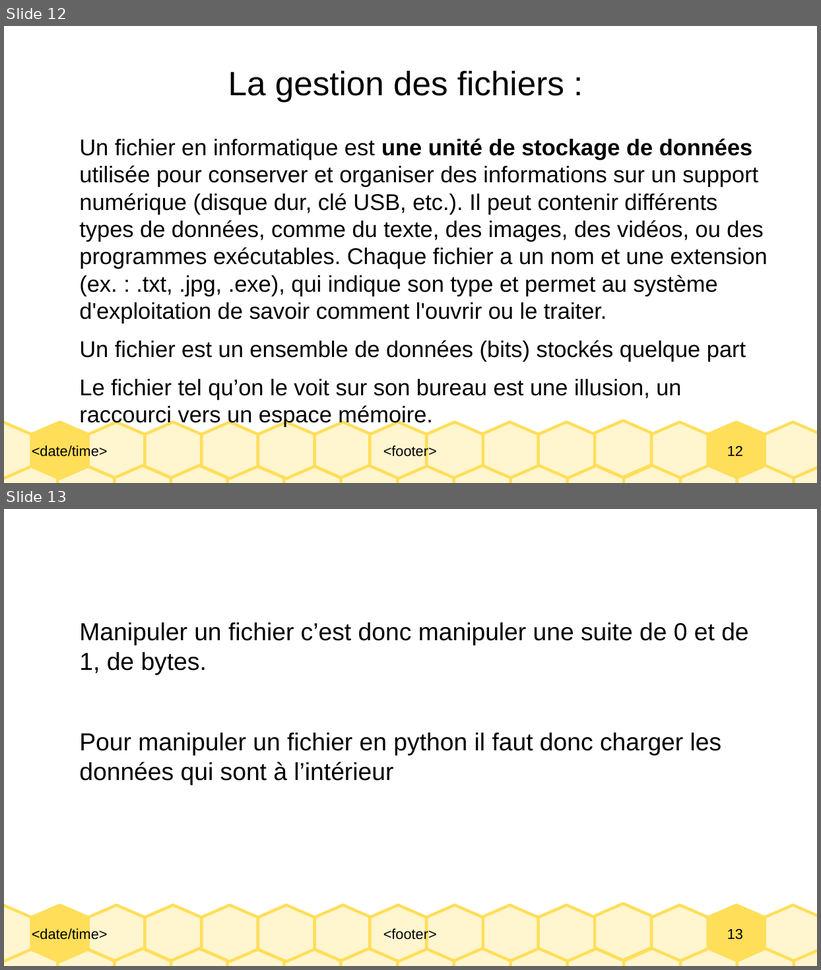
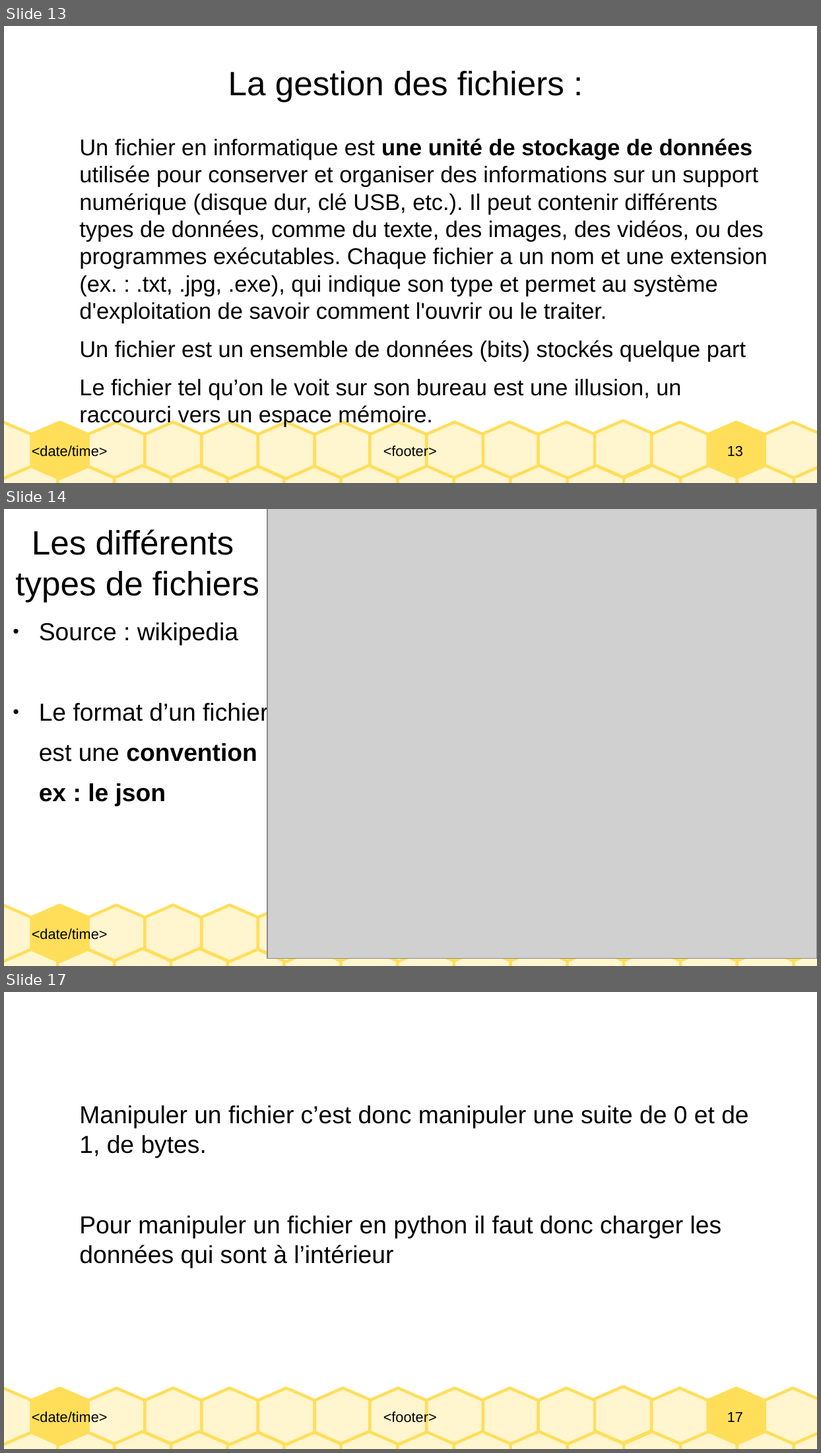
Before and after one commit to Dinarque/INALCO_Techniques_web_en_python_2025, a slide deck: cours/INALCO_C1_gestion_de_fichiers.odp. Shown one above the other, each under a label of ours: slides 12 and 13 before the commit, slides 13, 14 and 17 after it; the slides between them are not shown. The pictures are 821x970 and 821x1453 pixels, drawn with LibreOffice and Linux fonts; fonts in the diff are those of the drawing; grey boxes stand for pictures. Boxes give left, top, right and bottom in pixels: in the first picture for what was removed or moved away, otherwise in the second. Text is boxed around its words. In the diff, an @@ line names an element or a change of style, - is before the commit and + after.

```diff
--- a/cours/INALCO_C1_gestion_de_fichiers.odp
+++ b/cours/INALCO_C1_gestion_de_fichiers.odp
@@ slide 14 added at box(4, 509, 817, 966), background #FFFFFF; not listed: 31 template elements that a slide beside it also shows @@
@@ picture added at box(267, 509, 817, 959) @@
@@ title added at box(15, 529, 259, 602), 33 pt, text #000000 @@
+Les différents
+types de fichiers
@@ text added at box(39, 623, 268, 807), 24 pt, text #000000 @@
+● Source : wikipedia
+● Le format d’un fichier
+est une convention
+ex : le json
@@ what was slide 12 is now slide 13 @@
@@ page number at box(727, 446, 743, 457): text changed @@
-12
+13
@@ what was slide 13 is now slide 17 @@
@@ page number at box(727, 1412, 743, 1422): text changed @@
-13
+17
```
Also in this commit, not shown: 2 slides changed, 4 other slides added.
